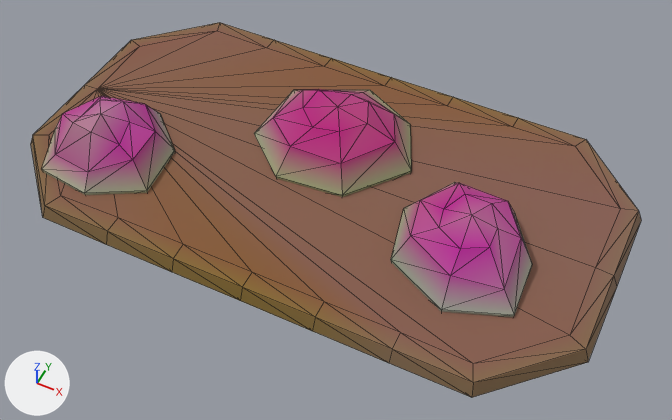
The glTF model ArtSource/Exports/Environment/Path_Stones_Straight.glb, before and after one commit.
One viewpoint serves both versions: a 50 mm camera at (1.024, -1.96, 2.29) aimed at (0.093, -0.098, -0.038). Every picture has the same lights, and +X, +Y and +Z are marked at lower left. The picture after the commit comes second. Mesh edges are drawn as thin lines. Vertices at exactly the same position are counted once.

Names of what the first picture shows: 'Path_Stones_Straight'.
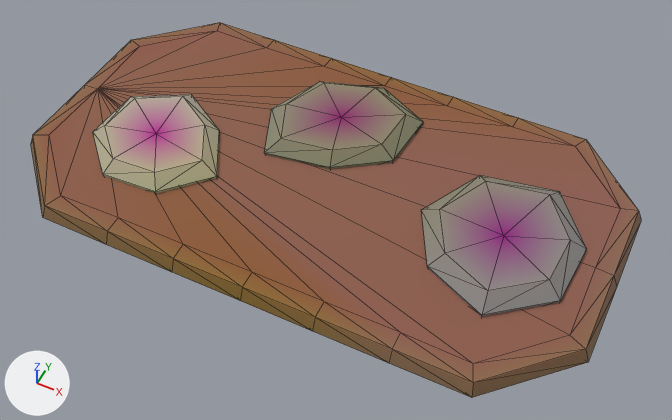
The change, as JSON lines over the scene's bpy script:
```json
{"op": "add", "block": "mat_m_env_pathstonemid", "code": ["mat_m_env_pathstonemid = bpy.data.materials.new('M_Env_PathStoneMid')", "# nodes: BsdfPrincipled, Mix, OutputMaterial, VertexColor", "# colours: grey #8e8796, mixed with the vertex colours"]}
{"block": "me_path_stones_straight", "where": "# used by ob_path_stones_straight; location = (0.0, 0.0, 0.0)"}
{"op": "remove", "block": "me_path_stones_straight", "code": "me_path_stones_straight.from_pydata(...)  # 150 vertices, 284 faces; spans x -1.02..1.02, y -0.57..0.57, z -0.04..0.2"}
{"op": "add", "block": "me_path_stones_straight", "code": "me_path_stones_straight.from_pydata(...)  # 129 vertices, 242 faces; spans x -1.02..1.02, y -0.57..0.57, z -0.04..0.07"}
{"block": "me_path_stones_straight", "change": "me_path_stones_straight part 1: a new loose piece of 23 vertices spanning x -0.81..-0.31, y -0.36..0.12, z -0.04..0.07, in mat_m_env_pathstone"}
{"block": "me_path_stones_straight", "change": "me_path_stones_straight part 2"}
{"block": "me_path_stones_straight", "change": "84 vertices are removed from x -0.94..0.78, y -0.46..0.43, z -0.04..0.2"}
{"block": "me_path_stones_straight", "change": "166 faces are deleted"}
{"block": "me_path_stones_straight", "change": "6 vertices move from x -0.68..0.09, y -0.29..0.13, z 0.12..0.19 to x -0.31..0.49, y -0.03..0.19, z -0.04..0.07"}
{"block": "me_path_stones_straight", "change": "40 vertices are added at x -0.22..0.9, y -0.33..0.47, z -0.04..0.07"}
{"block": "me_path_stones_straight", "change": "82 new faces join them, mat_m_env_pathstonemid"}
{"block": "me_path_stones_straight", "change": "me_path_stones_straight part 3: 118 kept faces spanning x -1.02..1.02, y -0.57..0.57, z -0.04..0.03 get new vertex colours"}
{"block": "me_path_stones_straight", "change": "me_path_stones_straight part 4: 2 faces spanning x -0.31..-0.21, y -0.03..0.18, z -0.04..0.03 switch from mat_m_env_pathstone to mat_m_env_pathstonemid"}
```

Location of each change, [x1, y1, x2, y2] in pixels of the pictures (672 x 420 px):
```json
{"part": 1, "of": "me_path_stones_straight", "change": "added", "after": [93, 94, 219, 194]}
{"part": 2, "of": "me_path_stones_straight", "change": "cut back", "before": [42, 89, 532, 317], "after": [264, 81, 586, 317]}
{"part": 3, "of": "me_path_stones_straight", "change": "recoloured", "before": [39, 79, 590, 322], "after": [39, 79, 590, 322]}
{"part": 4, "of": "me_path_stones_straight", "change": "recoloured", "before": [123, 102, 155, 131]}
```
